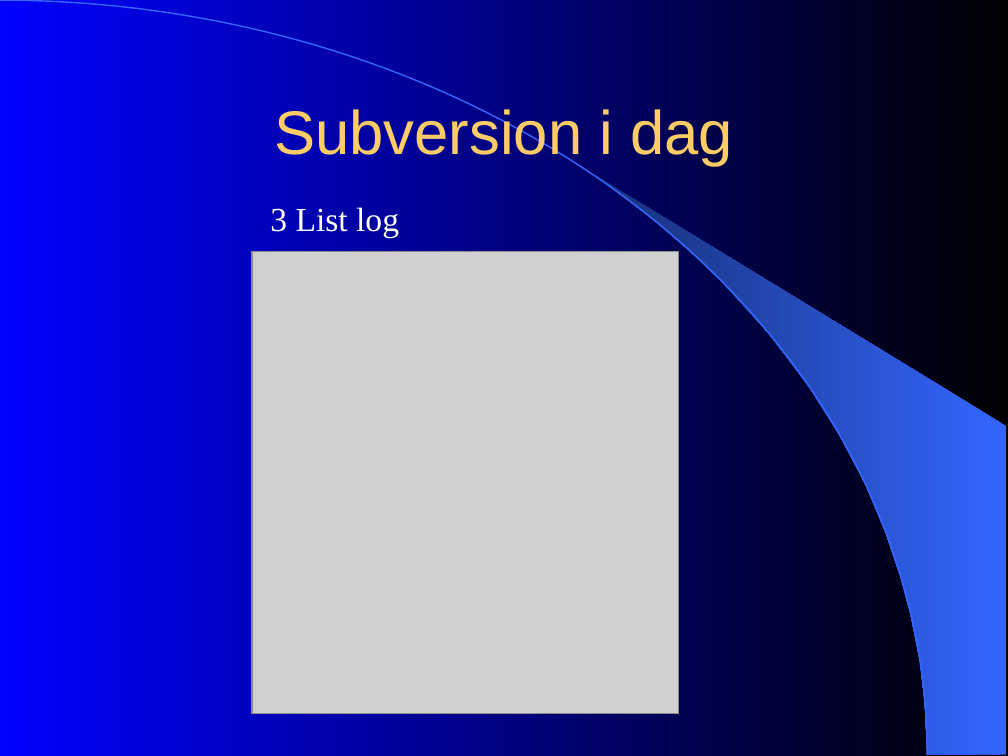
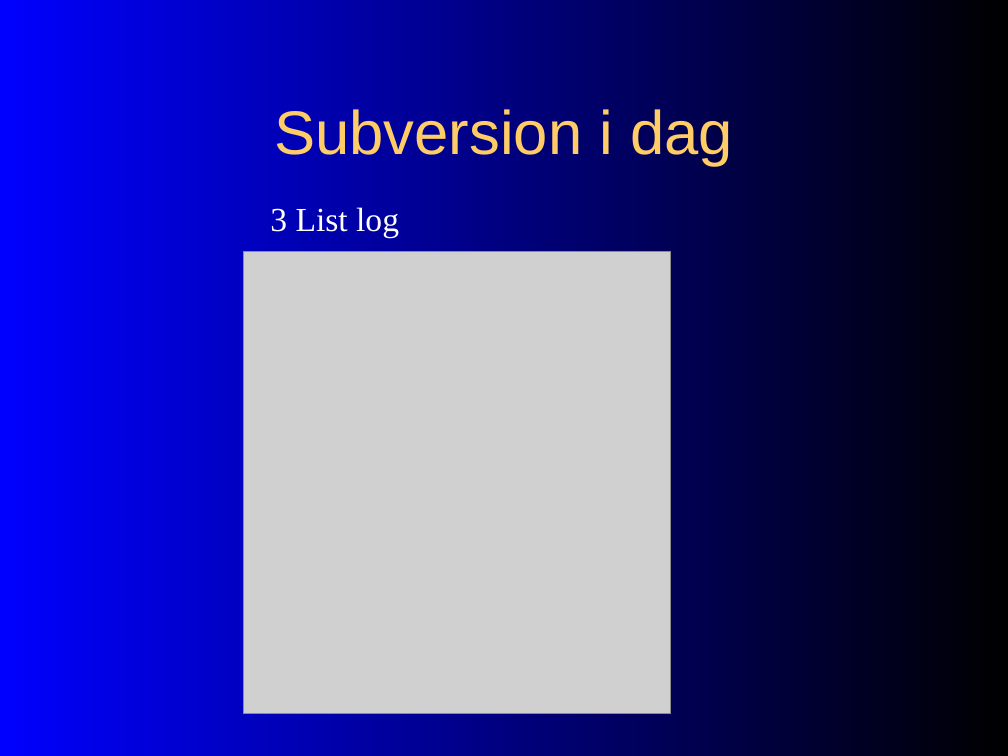
Before and after one commit to windygu/AnkhSVN, a slide deck: slide 8 of doc/powerpoint/papirprototyp_testing.ppt. Drawn at 1008x756 pixels with LibreOffice and Linux fonts; fonts in the diff are those of the drawing; grey boxes stand for pictures. Boxes give left, top, right and bottom in pixels: in the first picture for what was removed or moved away, otherwise in the second. Text is boxed around its words. In the diff, an @@ line names an element or a change of style, - is before the commit and + after.

```diff
--- a/doc/powerpoint/papirprototyp_testing.ppt
+++ b/doc/powerpoint/papirprototyp_testing.ppt
@@ freeform shape removed at <box>0,0,927,756</box> @@
@@ freeform shape removed at <box>594,174,1007,754</box> @@
@@ picture: place and size @@
-picture at <box>252,252,678,714</box>
+picture at <box>244,252,670,714</box>
@@ picture removed at <box>252,260,672,714</box> @@
```
Also in this commit, not shown: 9 other slides changed.
